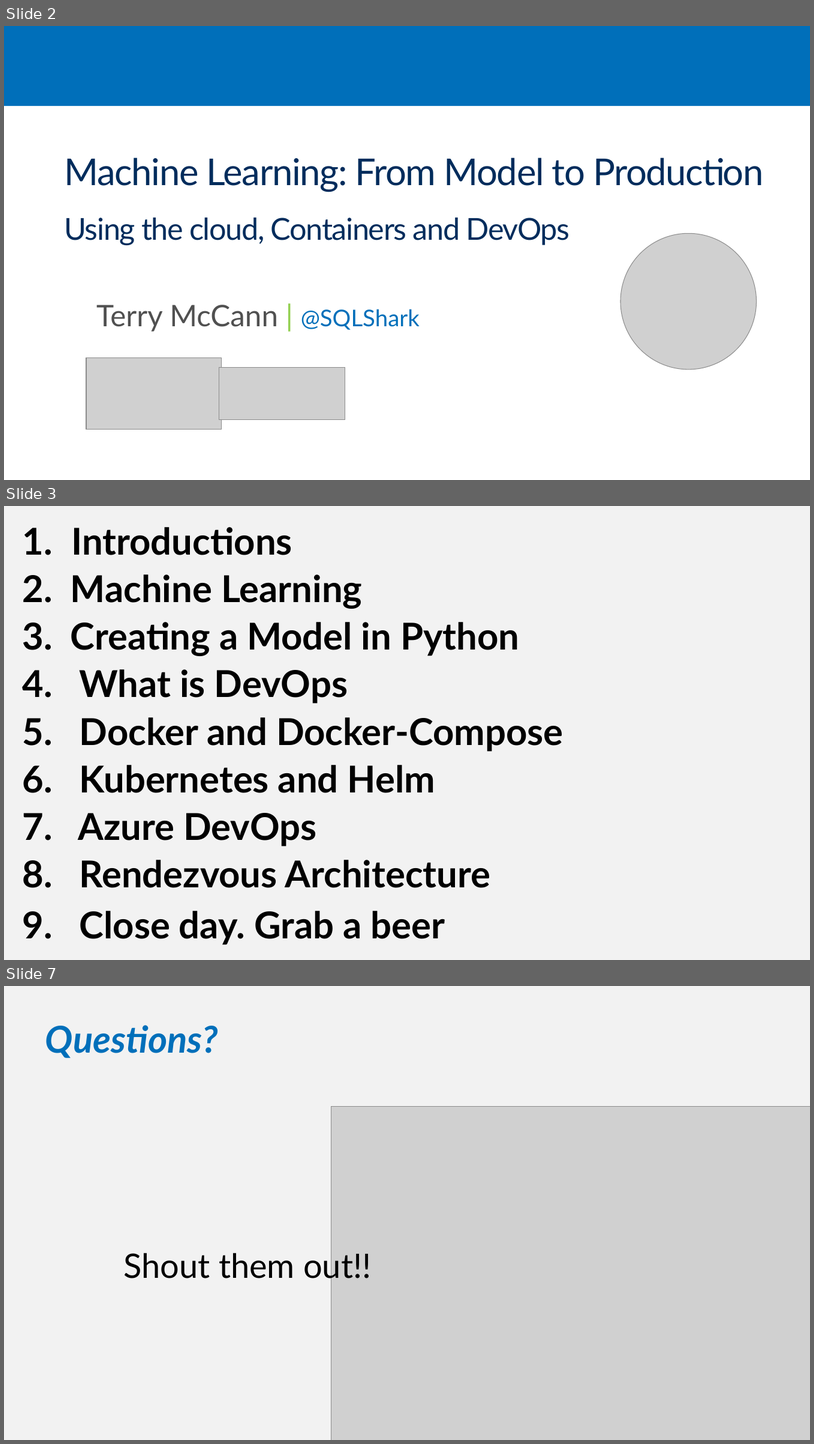
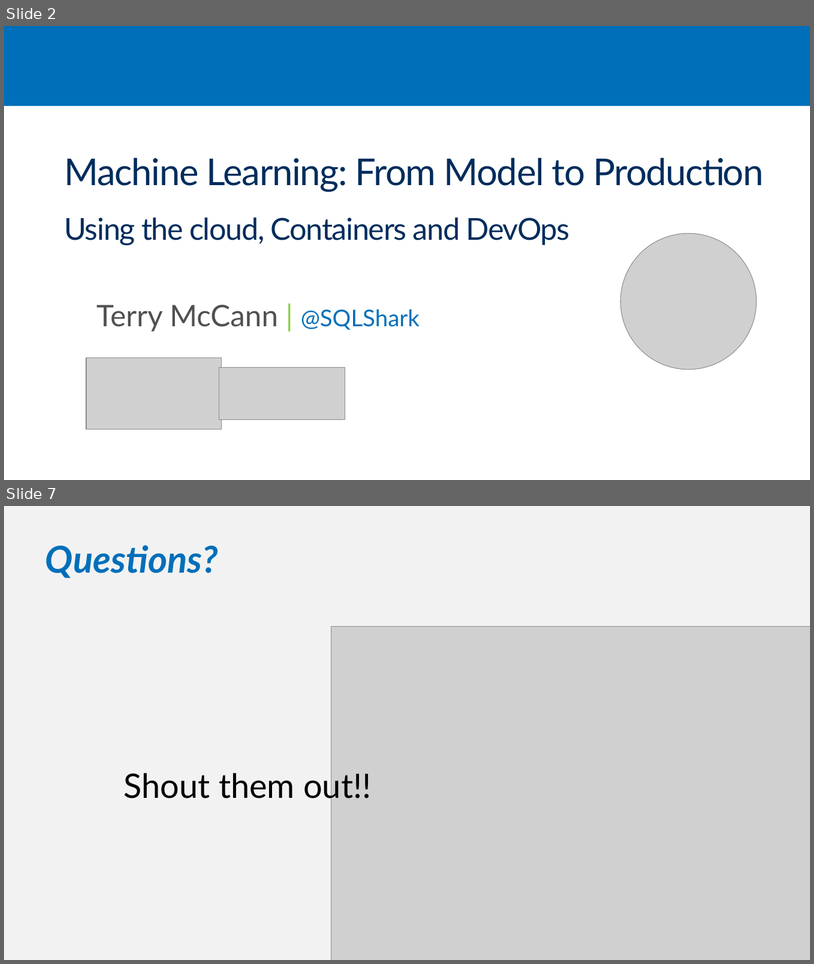
Before and after one commit to SQLShark/MachineLearningFromModelToProduction, a slide deck: Slides/M0 - Introduction.pptx. Shown one above the other, each under a label of ours: slides 2, 3 and 7 before the commit, slides 2 and 7 after it; the slides between them are not shown. The pictures are 814x1444 and 814x964 pixels, drawn with LibreOffice and Linux fonts; fonts in the diff are those of the drawing; grey boxes stand for pictures; background and template pictures are left out. Boxes give left, top, right and bottom in pixels: in the first picture for what was removed or moved away, otherwise in the second. Text is boxed around its words. In the diff, an @@ line names an element or a change of style, - is before the commit and + after.

```diff
--- a/Slides/M0 - Introduction.pptx
+++ b/Slides/M0 - Introduction.pptx
@@ slide 3 removed at [4, 506, 810, 960], background picture (left out) @@
@@ text removed at [71, 527, 293, 555] @@
-1. Introductions
@@ text removed at [23, 574, 362, 609] @@
-2. Machine Learning
@@ text removed at [23, 622, 519, 656] @@
-3. Creating a Model in Python
@@ text removed at [23, 669, 348, 703] @@
-4. What is DevOps
@@ text removed at [23, 717, 563, 751] @@
-5. Docker and Docker-Compose
@@ text removed at [23, 765, 435, 793] @@
-6. Kubernetes and Helm
@@ text removed at [23, 813, 317, 846] @@
-7. Azure DevOps
@@ text removed at [23, 859, 491, 888] @@
-8. Rendezvous Architecture
@@ text removed at [23, 910, 445, 945] @@
-9. Close day. Grab a beer
```
Also in this commit, not shown: 3 slides changed, 1 slide added, 1 other slide removed, 4 other files.
